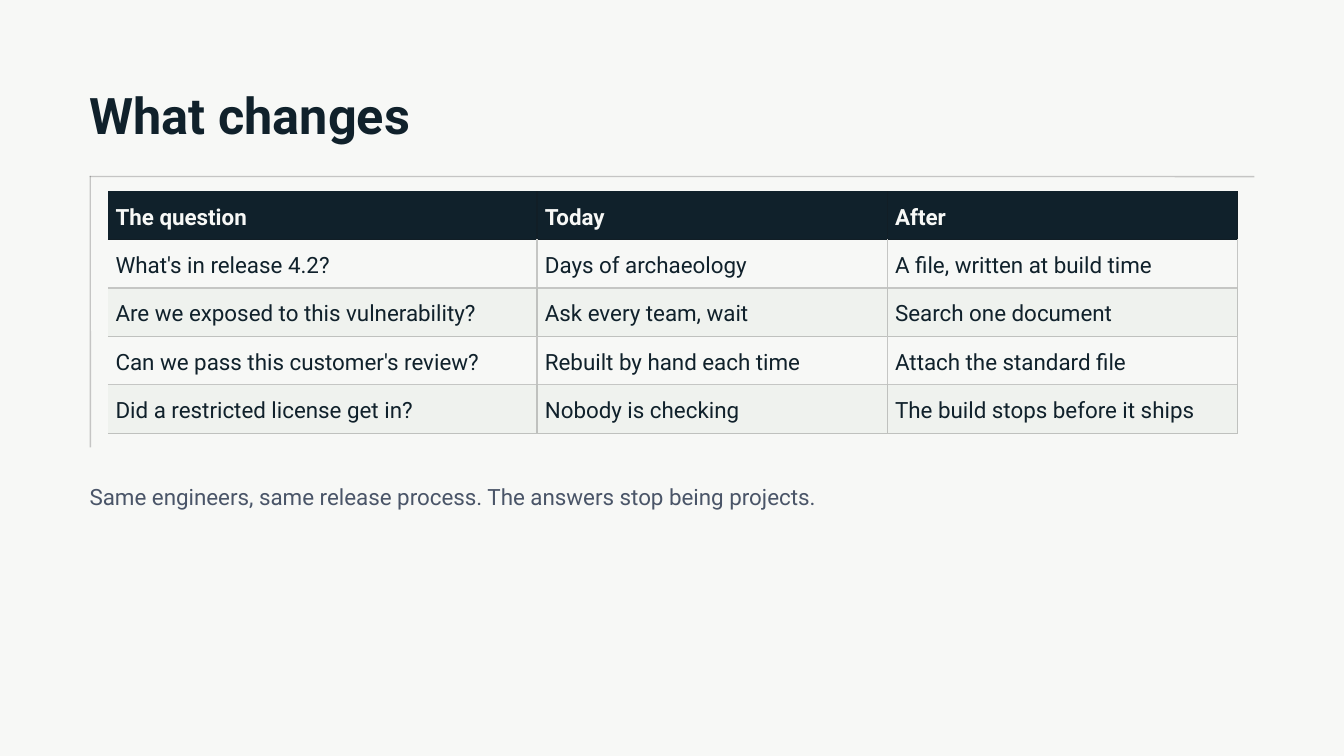
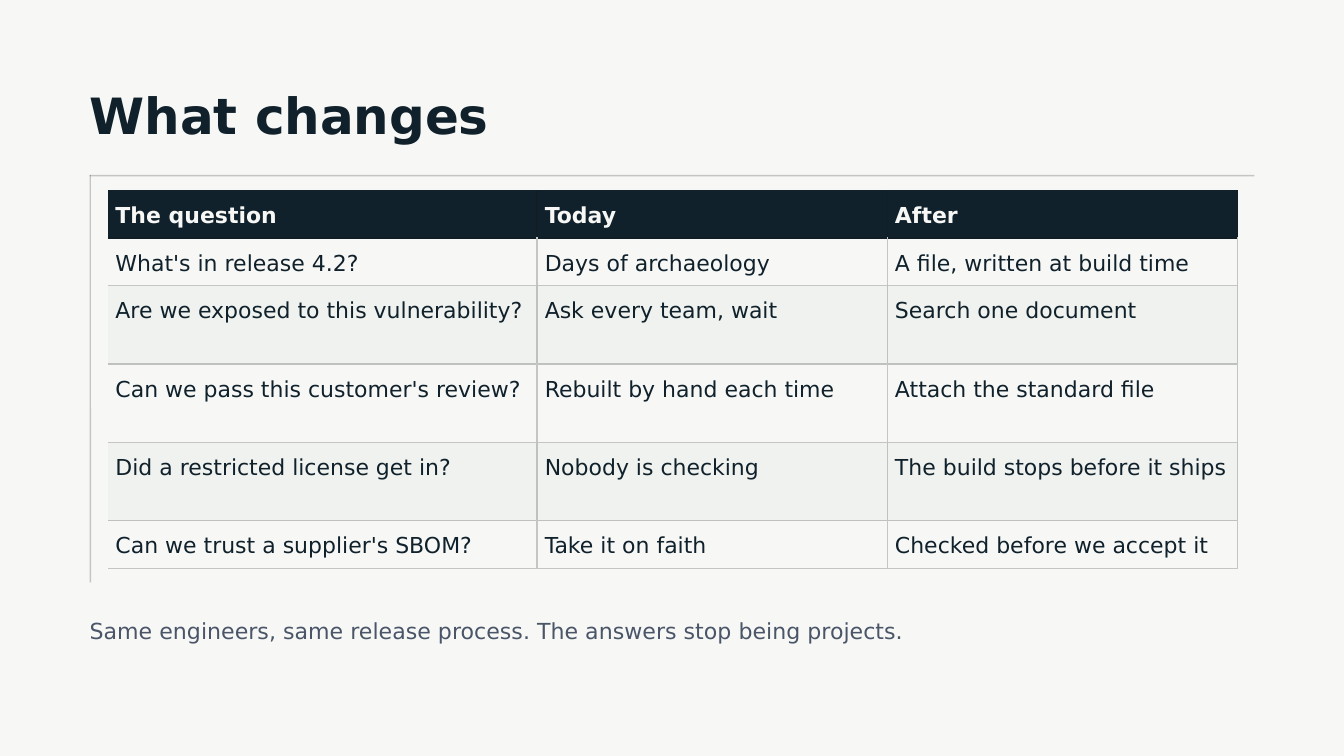
Before and after one commit to aesir-oss/pixi-sbom, a slide deck: slide 7 of docs/presentations/executive/pixi-sbom-executive.pptx (slide 6 before the commit). Drawn at 1344x756 pixels with LibreOffice and Linux fonts; fonts in the diff are those of the drawing. Boxes give left, top, right and bottom in pixels: in the first picture for what was removed or moved away, otherwise in the second. Text is boxed around its words. In the diff, an @@ line names an element or a change of style, - is before the commit and + after.

```diff
--- a/docs/presentations/executive/pixi-sbom-executive.pptx
+++ b/docs/presentations/executive/pixi-sbom-executive.pptx
@@ title "What changes" at [90,96,489,145]: size 36 to 35.7 pt, font Roboto to DejaVu Sans; line spacing 39.6pt to 39.2pt @@
@@ line moved from (91, 175) - (91, 448) to (91, 174) - (91, 583) @@
@@ table at [108,191,1237,569] @@
+row 6: Can we trust a supplier's SBOM? | Take it on faith | Checked before we accept it
@@ text "Same engineers, same release process. ...": place and size @@
-text "Same engineers, same release process. ..." at [90,488,815,510]
+text "Same engineers, same release process. ..." at [90,622,902,644]
@@ text "Same engineers, same release process. ..." at [90,622,902,644]: size 16 to 15.8 pt, font Roboto to DejaVu Sans; line spacing 22.4pt to 22.2pt @@
```
Also in this commit, not shown: 8 other slides changed, 1 slide added, 16 other files.
